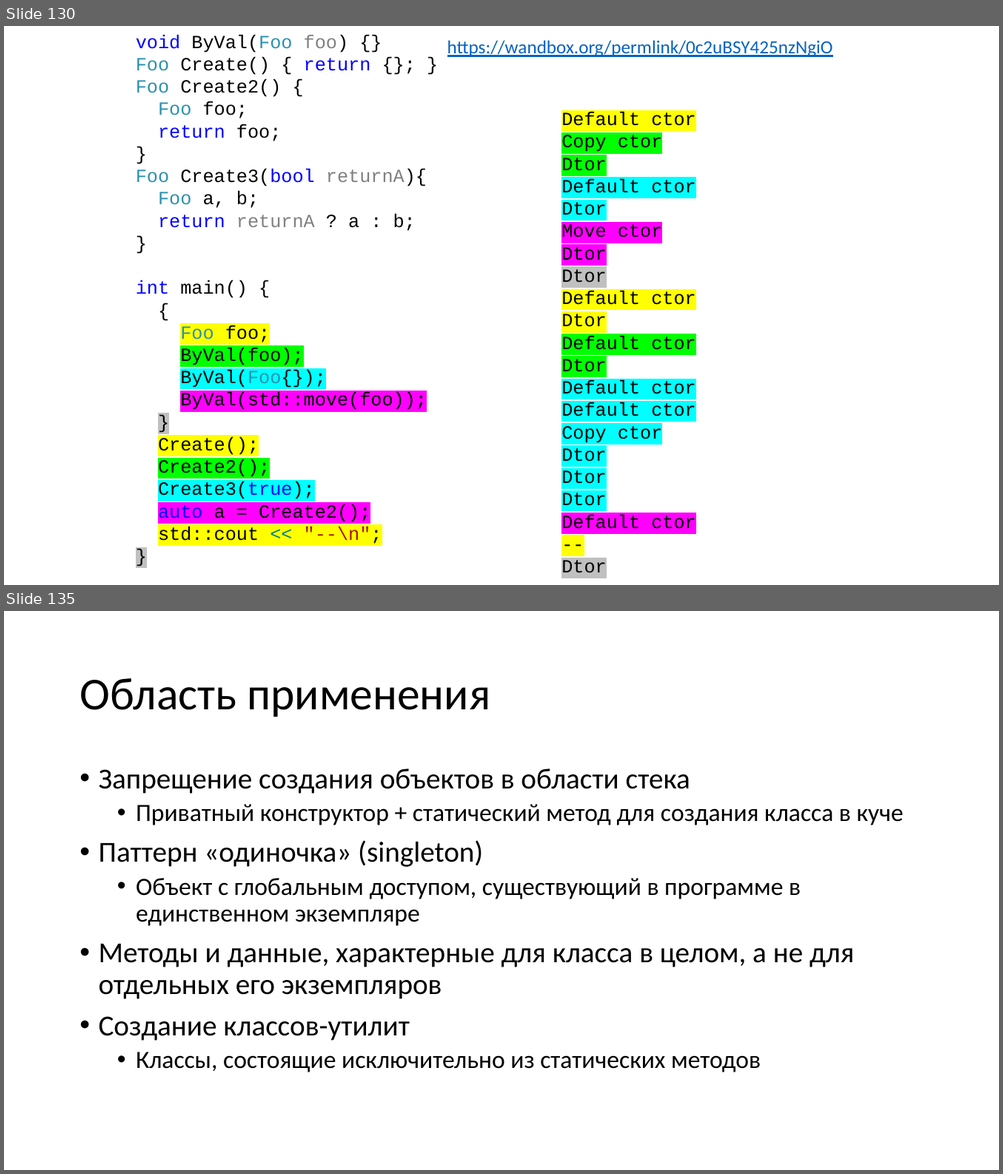
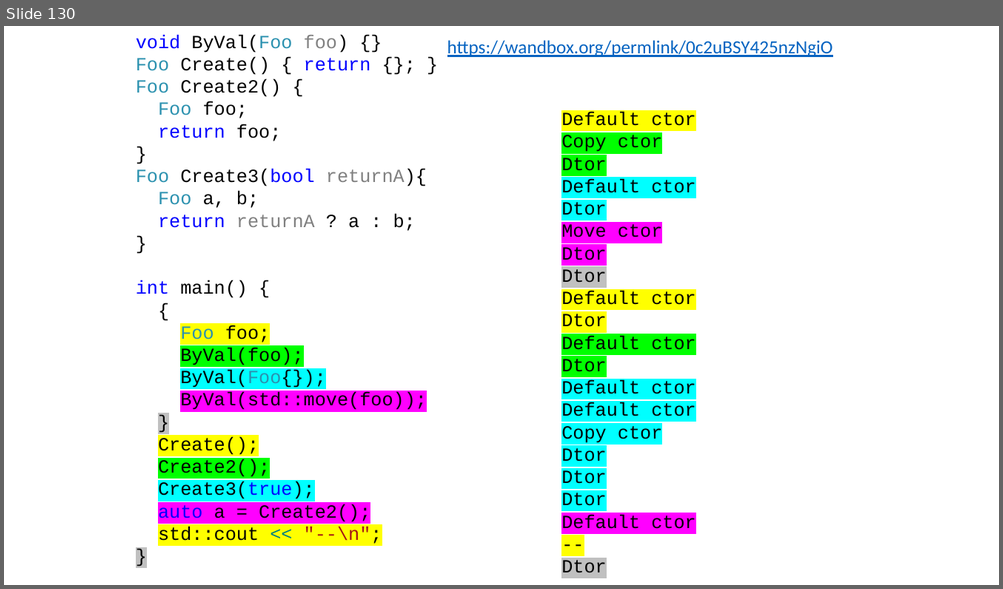
Before and after one commit to alexey-malov/oop, a slide deck: lectures/02/Основы ООП.pptx. Shown one above the other, each under a label of ours: slides 130 and 135 before the commit, slide 130 after it; the slides between them are not shown. The pictures are 1003x1174 and 1003x589 pixels, drawn with LibreOffice and Linux fonts; fonts in the diff are those of the drawing. Boxes give left, top, right and bottom in pixels: in the first picture for what was removed or moved away, otherwise in the second. Text is boxed around its words. In the diff, an @@ line names an element or a change of style, - is before the commit and + after.

Commit message:
Доработал раздел про статические методы и данные

```diff
--- a/lectures/02/Основы ООП.pptx
+++ b/lectures/02/Основы ООП.pptx
@@ slide 135 removed at (4,611,999,1170), background #FFFFFF @@
@@ title removed at (79,678,491,717) @@
-Область применения
@@ text removed at (99,769,903,1073) @@
-• Запрещение создания объектов в области стека
-  • Приватный конструктор + статический метод для создания класса в куче
-• Паттерн «одиночка» (singleton)
-  • Объект с глобальным доступом, существующий в программе в единственном экземпляре
-• Методы и данные, характерные для класса в целом, а не для отдельных его экземпляров
-• Создание классов-утилит
-  • Классы, состоящие исключительно из статических методов
```
Also in this commit, not shown: 7 slides changed, 11 slides added, 4 other slides removed.
